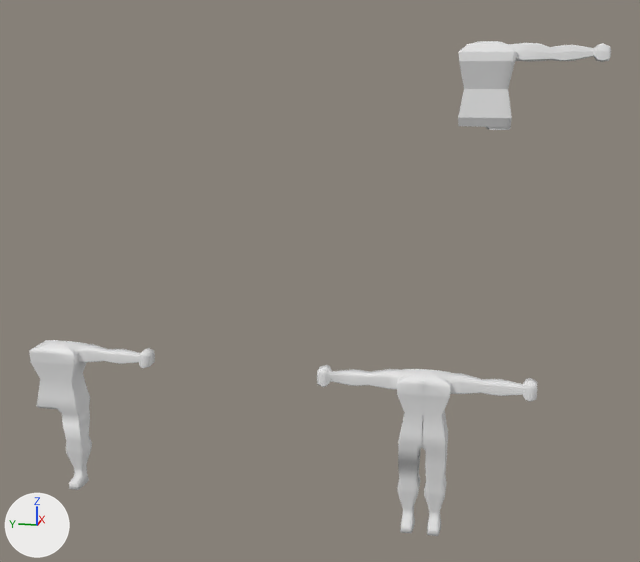
One commit to the Blender file CST 323 Character Design/Cutting Up Chaos/player characters/Nai/v2/Nai.blend: the scene before it, then after it.
One viewpoint serves both versions: a 50 mm camera at (-22.76, -1.7, 9.82) aimed at (0.59, 2.97, 3.98). Lighting does not change. The marker at lower left points along +X, +Y and +Z.
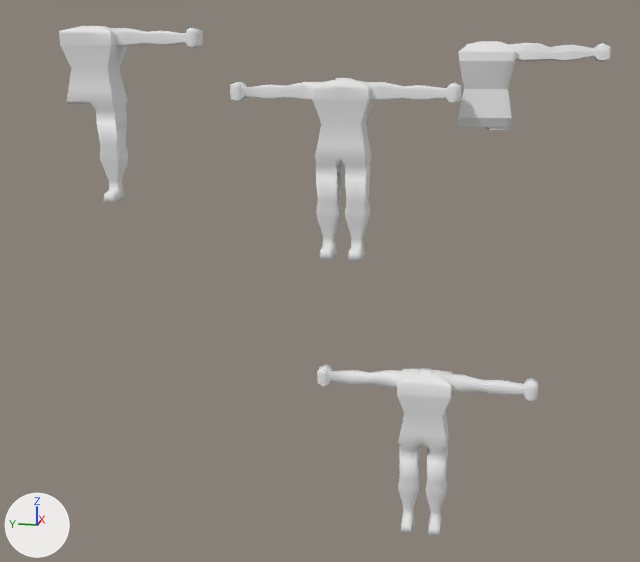
Changed parts and their boxes (x1, y1, x2, y2) in the pictures (640 x 562 px):
'Cube.001', moved, modifiers changed
    before: (422, 369, 537, 536)
    after: (230, 78, 462, 261)
'Cube.002', moved
    before: (29, 340, 155, 490)
    after: (59, 26, 203, 202)
'Cube.003', reshaped, moved, modifiers changed (102% wider)
    before: (317, 364, 426, 533)
    after: (317, 364, 538, 536)

The change in detail:
me_cube_003 is used by ob_cube_003; location (0.02, 1.41, 0.4); scale (0.368, 0.514, 0.514).
me_cube_003 had 404 vertices, 388 faces, 1 loose edge and spanned x -1.4..1.39, y -2.83..2.91, z -6.29..2.64.
me_cube_003 now has 423 vertices, 396 faces, 12 loose edges and spans x -1.45..1.39, y -5.74..1.17, z -6.29..2.71.
me_cube_003 part 1: 404 vertices removed from x -1.4..1.39, y -2.83..2.91, z -6.29..2.64; 423 vertices added at x -1.45..1.39, y -5.74..1.17, z -6.29..2.71.
Object 'Cube.001' (ob_cube_001) moves from (0.02, -0.03, 0.4) to (0.04, 2.24, 8.06).
Object 'Cube.001' (ob_cube_001) gains a MIRROR modifier named 'Mirror'.
Modifier setting: use_axis = (False, True, False).
Modifier setting: use_clip = True.
Modifier setting: merge_threshold = 0.052.
Object 'Cube.002' (ob_cube_002) moves from (0.86, 11.07, 0.26) to (-0.1, 8.92, 9.41).
Object 'Cube.003' (ob_cube_003) moves from (0.02, 1.41, 0.4) to (0.04, -0.05, 0.4).
Object 'Cube.003' (ob_cube_003) gains a MIRROR modifier named 'Mirror'.
Modifier setting: use_axis = (False, True, False).
Modifier setting: use_clip = True.
Modifier setting: merge_threshold = 0.052.
